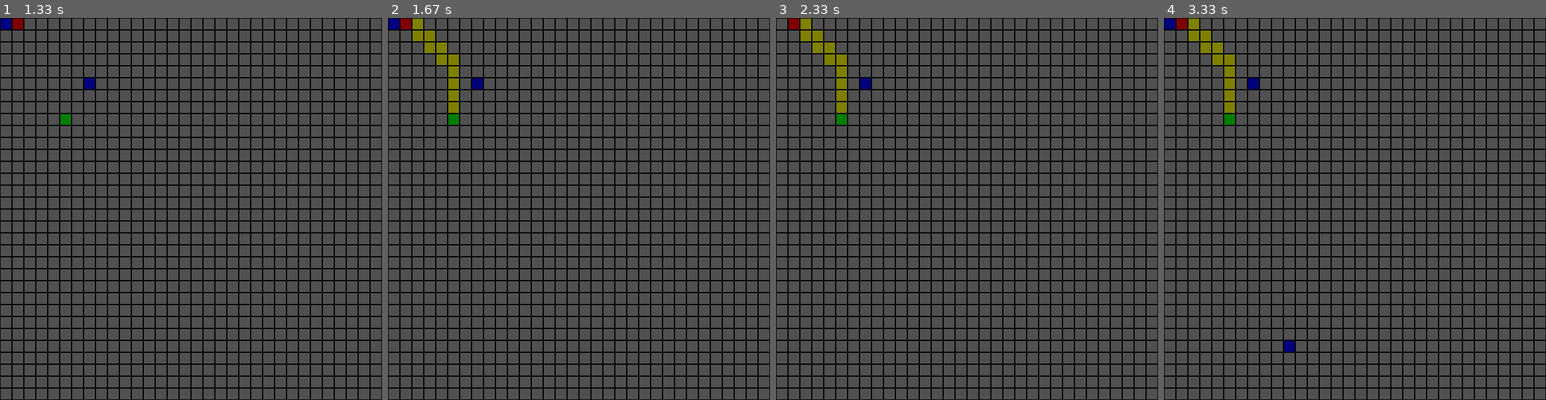
Above: before the commit, frames 1-4 (left to right).
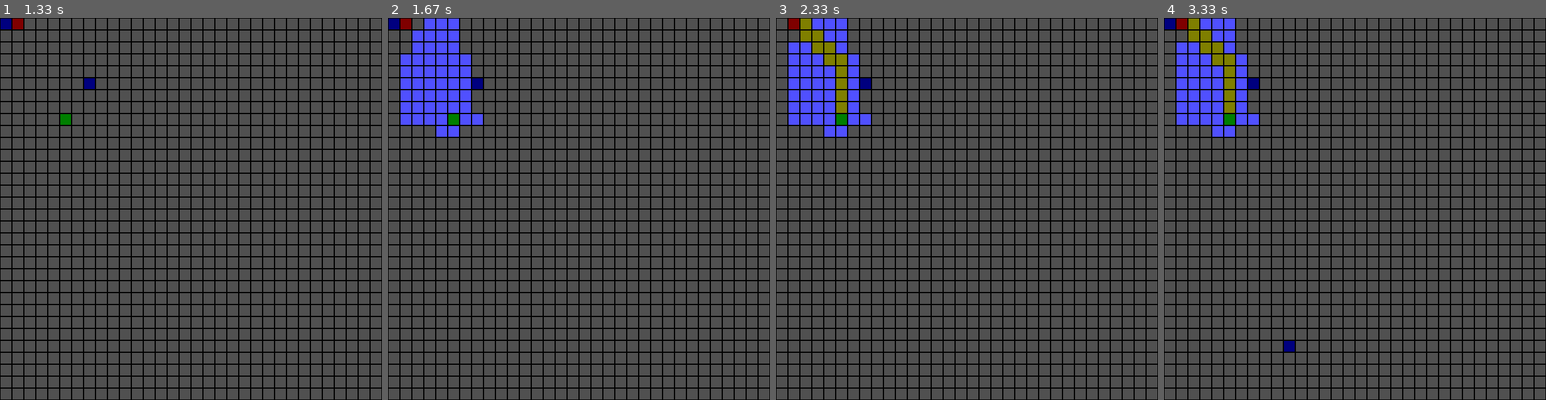
Above: after the commit, the same moments.

Repository: Keltres/A_star_python
Game: pygame game, started from main.py
Two runs of this game, one before a commit and one after it. Both use one fixed random seed, a clock stepped at 60 frames per second and the inputs below.
Inputs (mouse positions are in pixels of both pictures, inside the frame that each line leads up to):
- Up to frame 1 (1.33 s): tap G at 0.33 s; press the mouse at (7, 25) at 0.7 s; move the mouse to (34, 71) at 0.8 s; release the mouse at (61, 117) at 0.93 s; press the mouse at (7, 25) at 1.03 s; move the mouse to (91, 82) at 1.13 s; release the mouse at (179, 144) at 1.27 s
- Up to frame 2 (1.67 s): tap G at 1.33 s
- Up to frame 3 (2.33 s): press the mouse at (783, 25) at 2.2 s; move the mouse to (848, 182) at 2.3 s
- Up to frame 4 (3.33 s): release the mouse at (1305, 342) at 2.43 s; press the mouse at (1171, 25) at 3.03 s; move the mouse to (1228, 186) at 3.13 s; release the mouse at (1286, 346) at 3.27 s

Frame 1 is identical in both runs. In frame 2, 4.0% of the frame differs, in the area x 3-25%, y 0-32%; in frame 3, 3.2%; in frame 4, 3.2%.

Commit message:
visible search path, thread support

Diff:
--- a/astarpygame/functions.py
+++ b/astarpygame/functions.py
@@ -1,11 +1,16 @@
 """functions for a* search"""
+import time
 from functools import reduce
+import pygame
 
 def start_algorithm(grid):
     """a* algorithm returns an array of Tiles which are the shortest path from start to finish"""
     grid.cleanup()
     open_list = []
     closed_list = []
+    grid.start_node.star_g = 0
+    grid.start_node.star_h = grid.distance(grid.finish_node, grid.start_node)
+    grid.start_node.star_f = grid.start_node.star_g + grid.start_node.star_h
     open_list.append(grid.start_node)
     found = False
     while len(open_list) != 0 and not found:
@@ -40,7 +45,12 @@
             successor.parent = q
             open_list.append(successor)
 
+
+        if q.state != "start":
+            q.makeSearch()
         closed_list.append(q)
+        # time.sleep(0.005)
+        pygame.display.flip()
     if not found:
         return []
     return closed_list
--- a/astarpygame/grid.py
+++ b/astarpygame/grid.py
@@ -61,7 +61,8 @@
                             and
                             (
                                 current.state == "normal" or
-                                current.state == "path"
+                                current.state == "path" or
+                                current.state == "search"
                             )
                         ):
                         current.makeWall()
@@ -73,11 +74,14 @@
                                 (
                                 previous is None or
                                 previous.state == "normal" or
-                                previous.state == "path"
+                                previous.state == "path" or
+                                previous.state == "search"
                                 )
                                 and current.state == "wall"
                             )
-                            or (previous is not None and previous.state == "normal" and current.state == "path")
+                            or (previous is not None and
+                                previous.state == "normal"
+                            and (current.state == "path" or current.state == "search"))
                         ):
                         current.makeNormal()
                         return current
@@ -86,7 +90,7 @@
                     elif (previous is None and
                     (current.state == "start" or current.state == "finish")):
                         return current
-                    elif (current.state == "path" or current.state == "normal"):
+                    elif (current.state == "path" or current.state == "search" or current.state == "normal"):
                         if(previous.state == "start"):
                             current.makeStart()
                             self.set_start(current)
@@ -122,7 +126,7 @@
                 if v != 0:
                     if element.state == "wall":
                         element.makeNormal()
-                if element.state == "path":
+                if element.state == "path" or element.state == "search":
                     element.makeNormal()
 
     def set_start(self, node):
--- a/astarpygame/tiles.py
+++ b/astarpygame/tiles.py
@@ -1,4 +1,5 @@
 """Tile class"""
+import sys
 import pygame.rect
 
 class Tile(pygame.Rect):
@@ -9,6 +10,7 @@
     START_COLOUR = (0, 127, 0)
     FINISH_COLOUR = (127, 0, 0)
     PATH_COLOUR = (127, 127, 0)
+    SEARCH_COLOUR = (80, 80 ,255)
 
     def __init__(self, lt, wh, screen):
         """init"""
@@ -16,8 +18,8 @@
         self.screen = screen
         self.state = "normal"
         self.star_h = 0
-        self.star_g = 0
-        self.star_f = 0
+        self.star_g = sys.maxsize
+        self.star_f = sys.maxsize
         self.parent = None
 
     def __repr__(self):
@@ -55,3 +57,8 @@
         """changes the tiles state to path"""
         self.state = "path"
         pygame.draw.rect(self.screen, Tile.PATH_COLOUR, self)
+
+    def makeSearch(self):
+        """changes the tiles state to path"""
+        self.state = "search"
+        pygame.draw.rect(self.screen, Tile.SEARCH_COLOUR, self)
--- a/main.py
+++ b/main.py
@@ -1,5 +1,6 @@
 """bla bla bla"""
 import sys
+import concurrent.futures
 
 import pygame
 from astarpygame.functions import start_algorithm, draw_path
@@ -36,7 +37,9 @@
 
             if event.type == pygame.KEYDOWN:
                 if event.key == pygame.K_g:
-                    path = start_algorithm(grid)
+                    with concurrent.futures.ThreadPoolExecutor() as executor:
+                        future = executor.submit(start_algorithm, grid)
+                        path = future.result()
                     if len(path) > 0:
                         draw_path(path[-1])
                     else:
